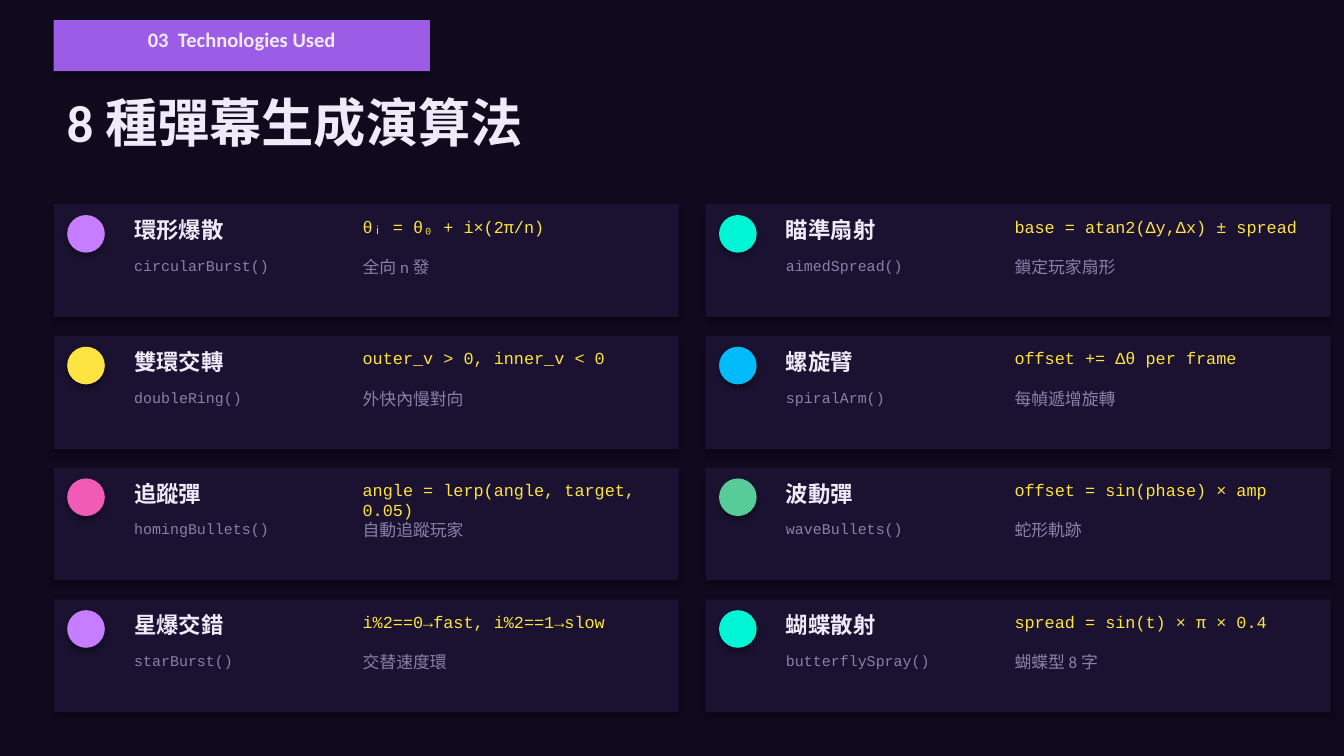
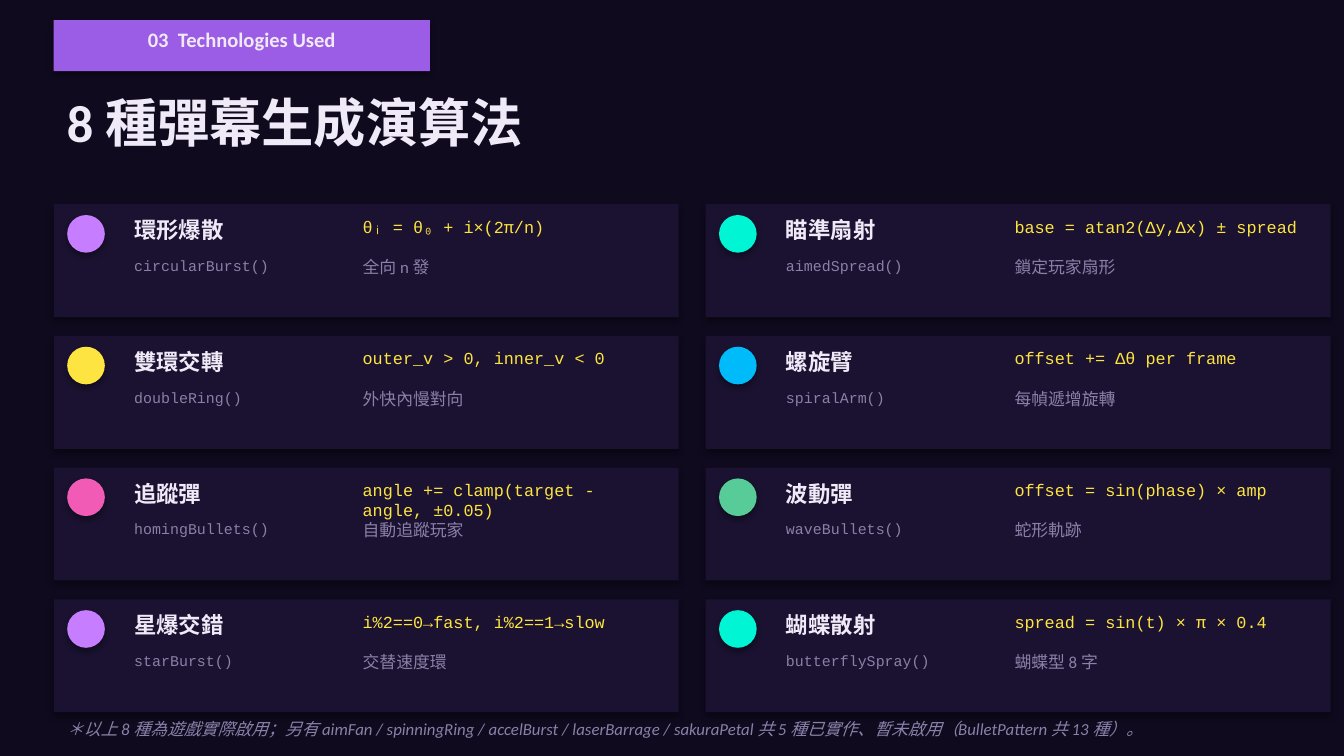
Before and after one commit to Shirodot/BulletStorm, a slide deck: slide 4 of ppt/02_演算法設計_含遊戲例圖.pptx. Drawn at 1344x756 pixels with LibreOffice and Linux fonts; fonts in the diff are those of the drawing. Boxes give left, top, right and bottom in pixels: in the first picture for what was removed or moved away, otherwise in the second. Text is boxed around its words. In the diff, an @@ line names an element or a change of style, - is before the commit and + after.

```diff
--- a/ppt/02_演算法設計_含遊戲例圖.pptx
+++ b/ppt/02_演算法設計_含遊戲例圖.pptx
@@ text at bbox=[363, 484, 574, 520]: text changed @@
-angle = lerp(angle, target, 0.05)
+angle += clamp(target - angle, ±0.05)
@@ text added at bbox=[67, 721, 1142, 738], 9 pt, text #8B80A8, italic @@
+＊以上 8 種為遊戲實際啟用；另有 aimFan / spinningRing / accelBurst / laserBarrage / sakuraPetal 共 5 種已實作、暫未啟用（BulletPattern 共 13 種）。
```
Also in this commit, not shown: 6 other slides changed, 5 other files.
